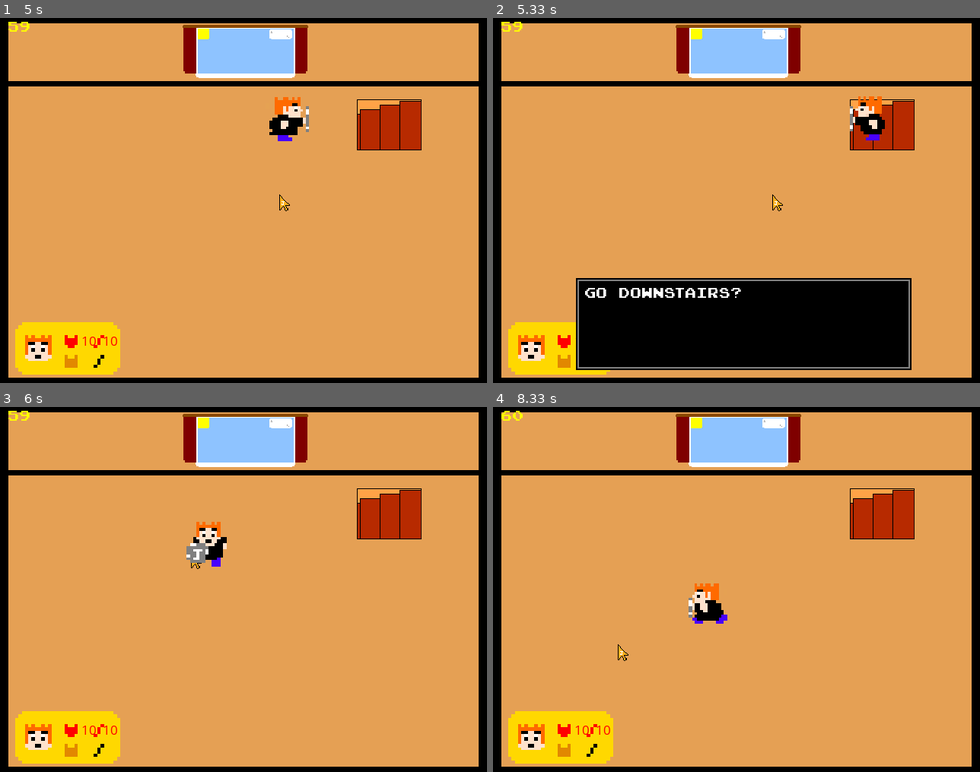
Above: before the commit, frames 1-4 (two rows, left to right).
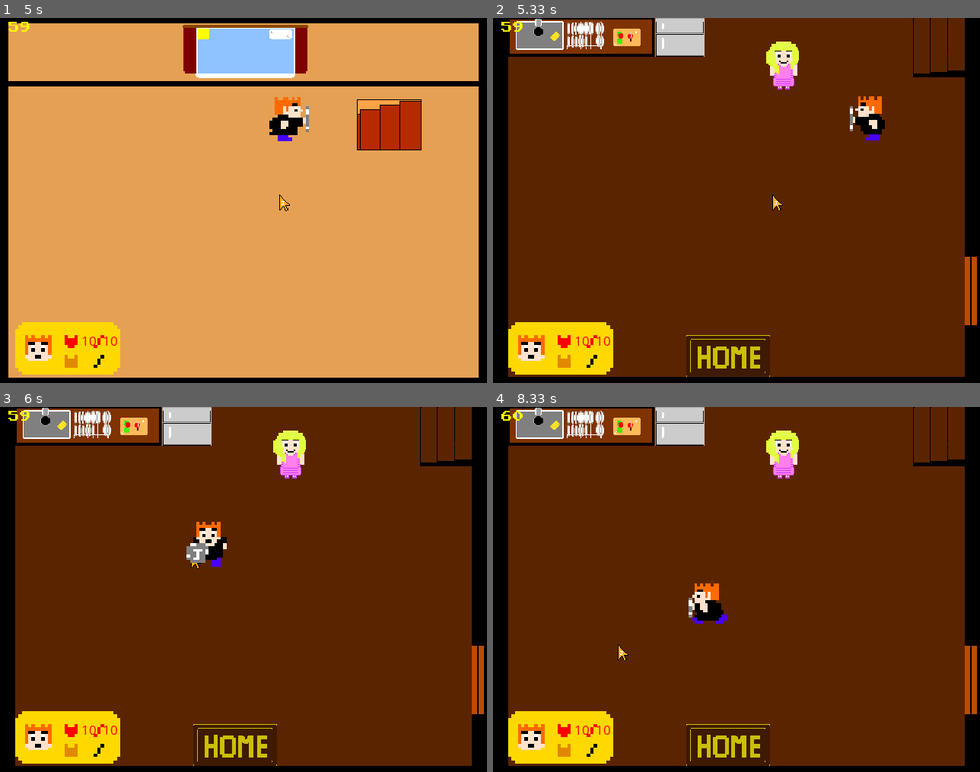
Above: after the commit, the same moments.

Repository: Marios325346/John-sAdventure
Game: pygame game, started from main.py
Two runs of this game, one before a commit and one after it. Both use one fixed random seed, a clock stepped at 60 frames per second and the inputs below.
Inputs (mouse positions are in pixels of both pictures, inside the frame that each line leads up to):
- Up to frame 1 (5 s): tap Enter at 0.33 s; hold Left 0.67-1.2 s; move the mouse to (160, 288) at 0.7 s; hold Down 1.23-1.53 s; move the mouse to (262, 244) at 1.27 s; hold Left 1.57-1.97 s; move the mouse to (116, 313) at 1.6 s; hold Up 2-2.37 s; move the mouse to (87, 251) at 2.03 s; hold Right 2.4-3.03 s; move the mouse to (370, 65) at 2.43 s; hold Down 3.07-3.43 s; move the mouse to (248, 87) at 3.1 s; hold Left 3.47-3.93 s; move the mouse to (97, 178) at 3.5 s; hold Right 3.97-4.43 s; move the mouse to (287, 105) at 4 s; hold Up 4.47-4.77 s; move the mouse to (121, 288) at 4.5 s; hold Right from 4.8 s (still down); move the mouse to (277, 193) at 4.83 s
- Up to frame 2 (5.33 s): release Right at 5.27 s; hold Left from 5.3 s (still down)
- Up to frame 3 (6 s): move the mouse to (326, 717) at 5.33 s; release Left at 5.83 s; hold Down from 5.87 s (still down); move the mouse to (189, 553) at 5.9 s
- Up to frame 4 (8.33 s): release Down at 6.17 s; hold Left 6.2-6.6 s; move the mouse to (595, 516) at 6.23 s; hold Up 6.63-7 s; move the mouse to (848, 589) at 6.67 s; hold Right 7.03-7.67 s; move the mouse to (712, 593) at 7.07 s; hold Down 7.7-8.07 s; move the mouse to (692, 666) at 7.73 s; hold Left from 8.1 s (still down); move the mouse to (614, 644) at 8.13 s

Frame 1 is identical in both runs. In frame 2, 92% of the frame differs, in the area x 1-100%, y 0-99%; in frame 3, 91%; in frame 4, 91%.

Commit message:
ver 0.0.2 last arc

Diff:
--- a/engine.py
+++ b/engine.py
@@ -9,13 +9,21 @@
 Pixel_font = pygame.font.Font("fonts/pixelfont.ttf", 18)
 
 cynthiaImg = pygame.image.load("npc/Cynthia.png")
-def cynthia(cynthiaX,cynthiaY):
-    global playerX , playerY
+def cynthia(cynthiaX,cynthiaY,playerX,playerY):
     global catalogImg, cynthiaImg
+    playerX = playerX
+    playerY = playerY
+
     screen.blit(cynthiaImg, (cynthiaX, cynthiaY))
     cynthia_text = Pixel_font.render("Good morning brother, your things are in the basement \n  once you get them meet your friend in the training field", True, (255,255,255))
-    #if playerX >= 460 and playerX <= 575 and playerY >= 204 and playerY <= 290:
+    if playerX >= cynthiaX - 60 and playerX <= cynthiaX + 90  and playerY >= cynthiaY  and playerY <= cynthiaY + 50:
+        print("Cynthia input")
         #if event.key == pygame.K_RETURN:
-            #screen.blit(catalogImg, (100, 340))
+            #pass
+
+            #screen.blit(catalogImg, (100, 340)
+            # )
+
             #screen.blit(catalogText, (120, 350))
+    print (playerX, playerY)
     return cynthiaX, cynthiaY
--- a/main.py
+++ b/main.py
@@ -93,11 +93,10 @@
     if playerX >= 440 and playerX <= 530 and playerY >= 60 and playerY <= 120:
         screen.blit(catalogImg, (100, 340))
         screen.blit(text, (120, 350))
-        if event.type == pygame.KEYDOWN:
-            if event.key == pygame.K_RETURN:
-                    print("Next level")
-                    #game = not game
-                    #main_room = True
+        if event.key == pygame.K_RETURN:
+                print("Next level")
+                game = not game
+                main_room = True
             #time.wait(1000)
             #changeMap = True
         #if changeMap:
@@ -251,9 +250,7 @@
 
     # Content
 
-    cynthia(350,30)
-
-
+    cynthia(350, 30, playerX, playerY)
 
 
     #Controls
